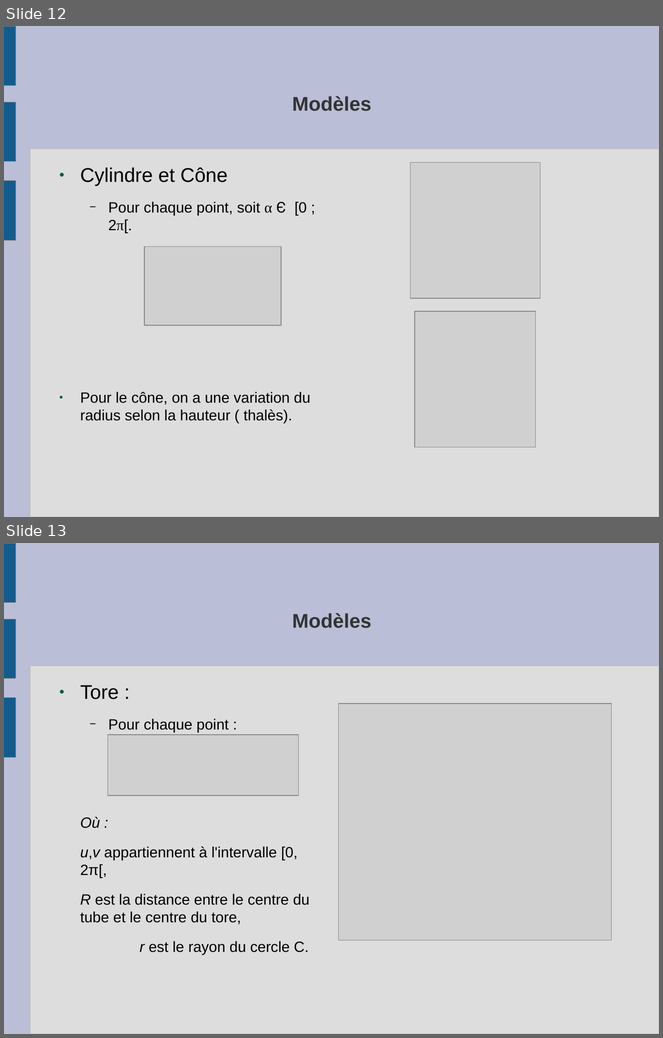
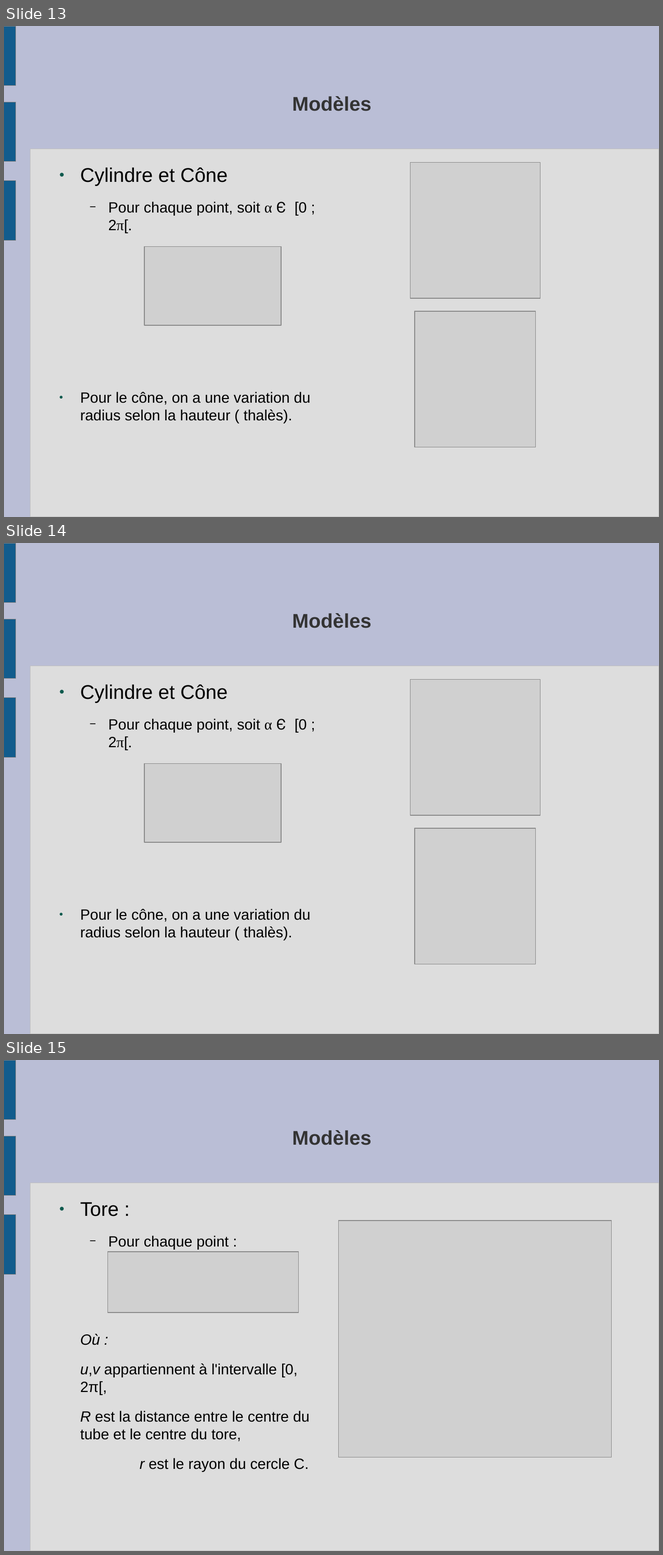
Before and after one commit to slvrgauthier/OpenSculpt, a slide deck: Documentation/Soutenance.odp. Shown one above the other, each under a label of ours: slides 12 and 13 before the commit, slides 13, 14 and 15 after it. The pictures are 663x1038 and 663x1555 pixels, drawn with LibreOffice and Linux fonts; fonts in the diff are those of the drawing; grey boxes stand for pictures. Boxes give left, top, right and bottom in pixels: in the first picture for what was removed or moved away, otherwise in the second. Text is boxed around its words. In the diff, an @@ line names an element or a change of style, - is before the commit and + after.

```diff
--- a/Documentation/Soutenance.odp
+++ b/Documentation/Soutenance.odp
@@ slide 14 added at (4,543,659,1034), background #BABED6; not listed: 4 template elements that a slide beside it also shows @@
@@ title added at (292,613,371,628), 24 pt, text #333333, bold @@
+Modèles
@@ picture added at (410,680,540,816) @@
@@ text added at (80,684,311,941), 18 pt, text #000000 @@
+● Cylindre et Cône
+  − Pour chaque point, soit α Є [0 ; 2π[.
+● Pour le cône, on a une variation du radius selon la hauteur ( thalès).
@@ picture added at (144,764,281,843) @@
@@ picture added at (415,828,536,965) @@
@@ what was slide 12 is now slide 13 @@
@@ what was slide 13 is now slide 15 @@
```
Also in this commit, not shown: 5 slides changed, 2 other slides added, 1 slide removed, 1 other file.
